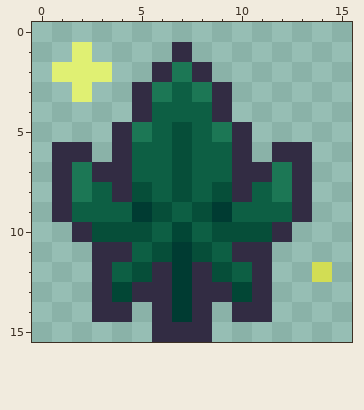
Edited in one commit: pixel-art sprite (images/Sunny-land-assets-files/PNG/sprites/weed/Weed_2.png). Above: the version before the commit.
The file is 16x16 pixels.
The same view after the edit:
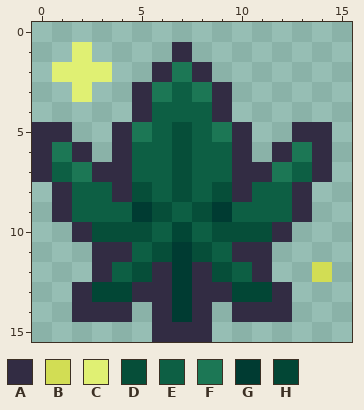
Palette (. is transparent): A #322c43  B #d2dd54  C #e0f073  D #064e39  E #0d5f44  F #1c7755  G #003b32  H #024635
The exact change:
Colour A is added in row 5 at x 0 to 1 and 13 to 14; in rows 6 to 7 at x 0 and 14; in rows 13 to 14 at x 2 and 12.
Colour E replaces colour A in row 7 at x 1 and 13.
Colour E replaces colour F in row 8 at x 2 and 12.
Colour F replaces colour A in row 6 at x 1 and 13.
Colour H replaces colour A in row 13 at x 3 and 11.
Where, in picture pixels (left, top, right, bottom), the same in both pictures:
changed: (32, 122, 92, 202)
changed: (272, 122, 332, 202)
changed: (72, 282, 112, 322)
changed: (252, 282, 292, 322)
